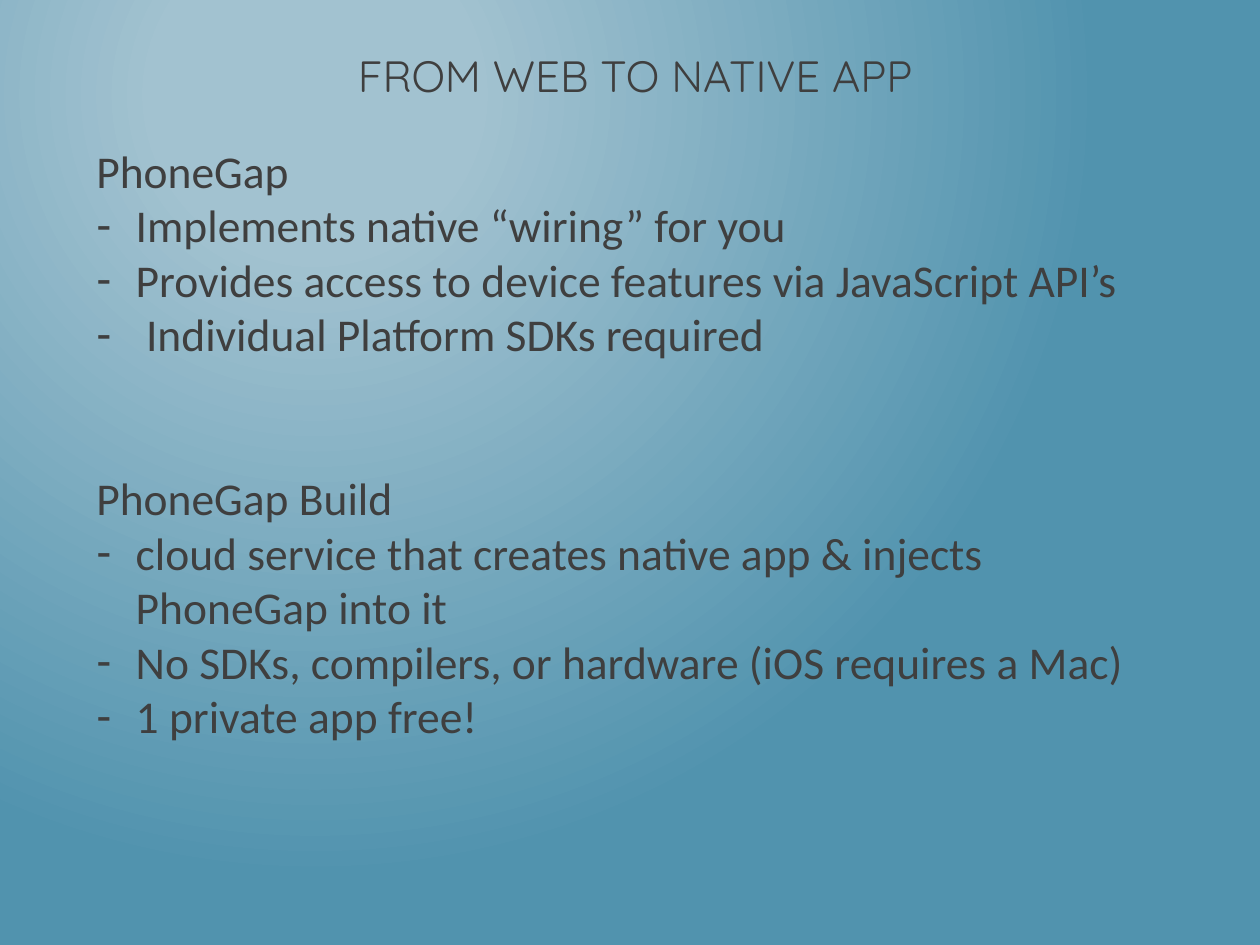
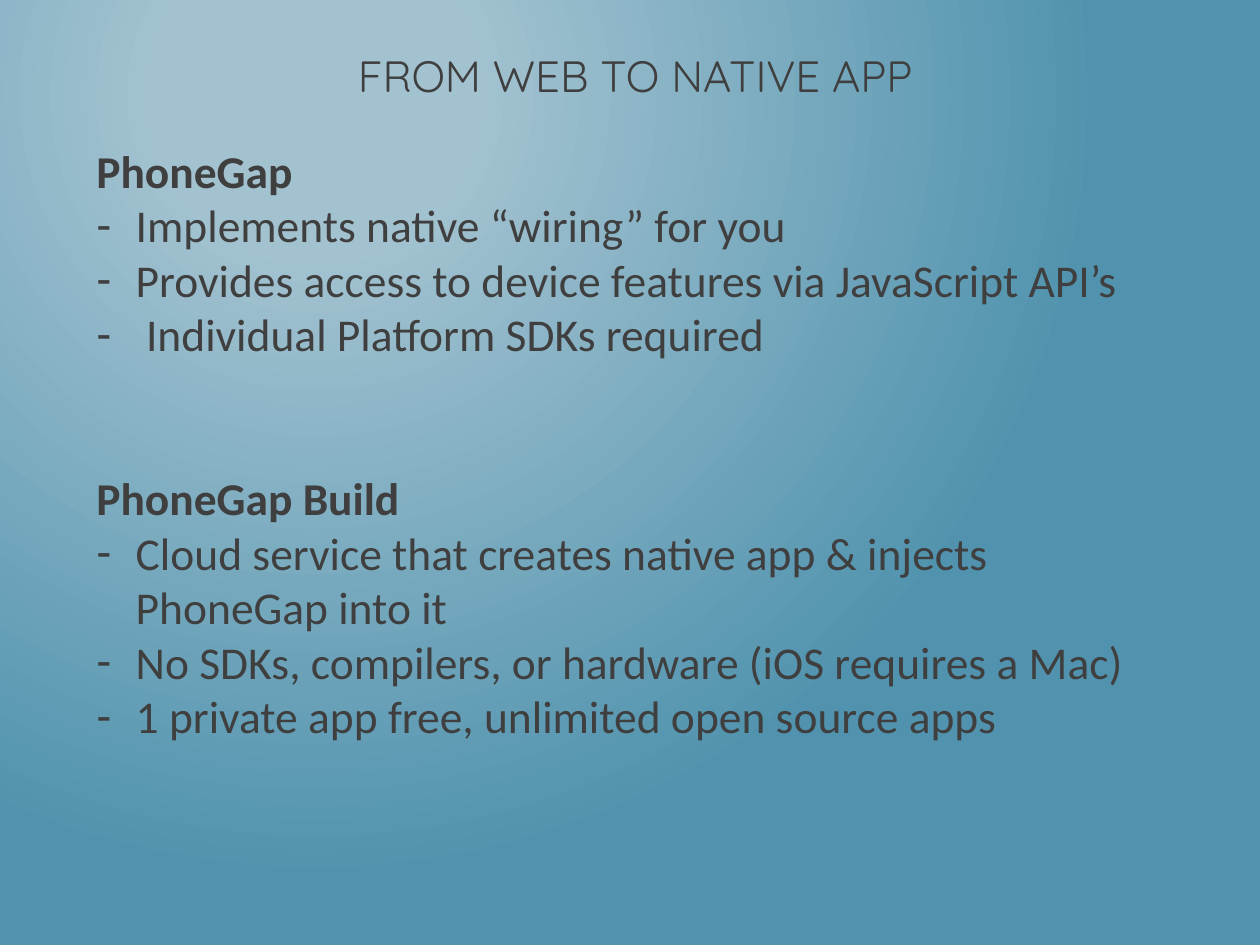
Before and after one commit to dotNetkow/Presentations, a slide deck: slide 22 of 2014-08-11 That Conference - Hybrid Apps/Building PhoneGap Mobile App w KendoUI.pptx (slide 23 before the commit). Drawn at 1260x945 pixels with LibreOffice and Linux fonts; fonts in the diff are those of the drawing. Boxes give left, top, right and bottom in pixels: in the first picture for what was removed or moved away, otherwise in the second. Text is boxed around its words. In the diff, an @@ line names an element or a change of style, - is before the commit and + after.

```diff
--- a/2014-08-11 That Conference - Hybrid Apps/Building PhoneGap Mobile App w KendoUI.pptx
+++ b/2014-08-11 That Conference - Hybrid Apps/Building PhoneGap Mobile App w KendoUI.pptx
@@ text at [96, 156, 400, 522]: bold on in "PhoneGap", "PhoneGap Build" @@
@@ text at [136, 538, 987, 632]: text changed @@
-– cloud service that creates native app & injects PhoneGap into it
+– Cloud service that creates native app & injects PhoneGap into it
@@ text at [136, 701, 996, 740]: text changed @@
-– 1 private app free!
+– 1 private app free, unlimited open source apps
```
Also in this commit, not shown: 17 other slides changed, 7 slides added, 4 slides removed, 1 other file.
